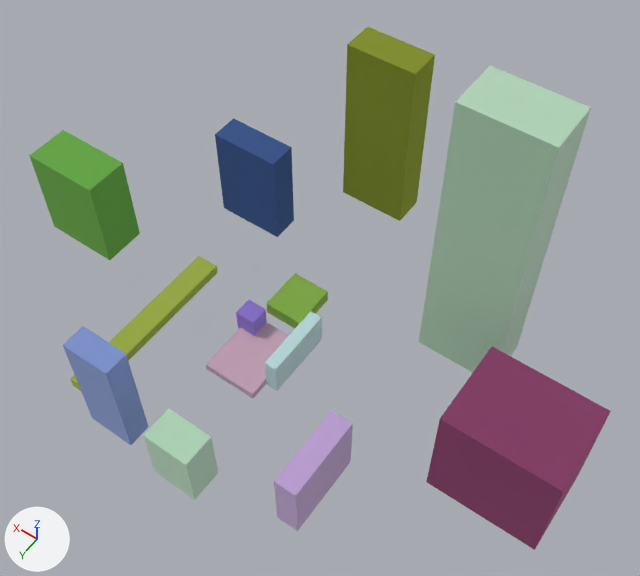
An edit to the glTF model public/models/world.glb, drawn before and after from the same camera.
Before and after are seen from a 50 mm camera at (-65.0, 69.9, 132.7) aimed at (-14.3, -1.1, 21.2). Arrows for +X, +Y and +Z are at lower left; the lights stay in place. Where no turn or scale is listed for an object, it has been applied to the vertices.
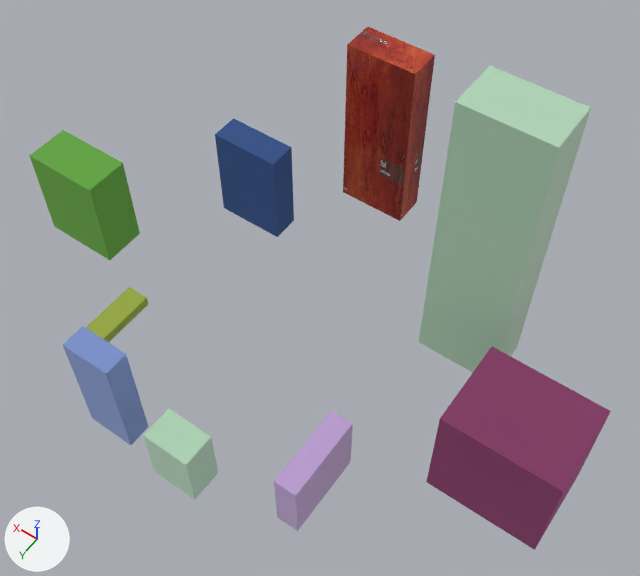
ob_node_1 is not drawn itself; it is the parent of ob_col1.
ob_node_9 is not drawn itself; it is the parent of ob_col1.

What differs and where, as boxes (x1, y1, x2, y2) in the pictures (640 x 576 px):
```json
{"object": "Box007", "change": "recoloured", "before": [343, 27, 435, 221], "after": [343, 27, 435, 221], "on screen": "green to red"}
{"object": "col1", "change": "recoloured, moved, rescaled", "before": [70, 256, 218, 391], "after": [86, 287, 148, 342]}
{"object": "col3", "change": "deleted", "before": [206, 323, 289, 398]}
{"object": "col6", "change": "deleted", "before": [265, 311, 322, 391]}
{"object": "col5", "change": "deleted", "before": [266, 273, 328, 328], "on screen": "green"}
{"object": "col2", "change": "deleted", "before": [236, 300, 267, 336], "on screen": "purple"}
```

Edits to the scene script, one JSON object a line:
```json
{"op": "add", "block": "img_material__34basecolortexture_jpeg", "code": ["img_material__34basecolortexture_jpeg = load_image('Material__34basecolortexture.jpeg', '_unpacked/Material__34basecolortexture.jpeg', 1024, 576, 'sRGB')"]}
{"op": "set", "path": "mat_fallback_material.base_color", "old": "(0.494, 0.365, 0.816)", "new": "(0.596, 0.678, 0.18)", "note": "purple #bba3e9 -> yellow #cbd776"}
{"op": "set", "path": "mat_fallback_material_001.base_color", "old": "(0.784, 0.624, 0.714)", "new": "(0.447, 0.553, 0.835)", "note": "white #e5cfdc -> blue #b2c4ec"}
{"op": "add", "block": "mat_material__34", "code": ["mat_material__34 = principled_material('Material__34')", "mat_material__34.texture = img_material__34basecolortexture_jpeg", "mat_material__34.roughness = 0.0"]}
{"block": "me_col1", "where": "me_col1.from_pydata(...)  # 8 vertices, 12 faces; spans x -1069.0..1069.0, y -204.0..0.0, z -1712.0..1712.0"}
{"op": "remove", "block": "me_col1", "code": "me_col1.materials.append(mat_fallback_material_004)  # yellow #cbd776"}
{"op": "add", "block": "me_col1", "code": "me_col1.materials.append(mat_fallback_material)  # yellow #cbd776"}
{"block": "me_box001", "where": "me_box001.from_pydata(...)  # 8 vertices, 12 faces; spans x -4.5..4.5, y -2.2..2.2, z 0.0..22.1"}
{"op": "remove", "block": "me_box001", "code": "me_box001.materials.append(mat_fallback_material_005)  # blue #b2c4ec"}
{"op": "add", "block": "me_box001", "code": "me_box001.materials.append(mat_fallback_material_001)  # blue #b2c4ec"}
{"block": "me_box007", "where": "me_box007.from_pydata(...)  # 8 vertices, 12 faces; spans x -7.0..7.0, y -3.2..3.2, z 0.0..36.7"}
{"op": "remove", "block": "me_box007", "code": "me_box007.materials.append(mat_fallback_material_011)  # yellow #b3be53"}
{"op": "add", "block": "me_box007", "code": "me_box007.materials.append(mat_material__34)  # picture img_material__34basecolortexture_jpeg"}
{"op": "set", "path": "ob_node_1.location", "old": "(-0.213, 0.278, 0.0)", "new": "(21.31, 15.56, 0.0)"}
{"op": "set", "path": "ob_node_1.scale", "old": "(1.0, 1.0, 1.0)", "new": "(0.206, 1.0, 0.49)"}
{"op": "remove", "block": "ob_col2", "code": ["ob_col2 = bpy.data.objects.new('col2', me_col2)", "ob_col2.location = (-0.2, 0.3, 0.0)"]}
{"op": "remove", "block": "ob_col3", "code": ["ob_col3 = bpy.data.objects.new('col3', me_col3)", "ob_col3.location = (-4.2, 5.1, 0.0)"]}
{"op": "remove", "block": "ob_col6", "code": ["ob_col6 = bpy.data.objects.new('col6', me_col6)", "ob_col6.location = (-10.7, 1.5, 0.0)"]}
{"op": "remove", "block": "ob_col5", "code": ["ob_col5 = bpy.data.objects.new('col5', me_col5)", "ob_col5.location = (-3.8, -8.7, 0.0)"]}
{"op": "set", "path": "ob_node_9.location", "old": "(15.67, 10.91, 0.0)", "new": "(40.11, -0.703, 0.0)"}
{"op": "set", "path": "ob_node_9.scale", "old": "(0.206, 1.0, 1.0)", "new": "(1.0, 1.0, 1.0)"}
{"op": "set", "path": "ob_col1.parent", "old": "ob_node_9", "new": "ob_node_1"}
```
